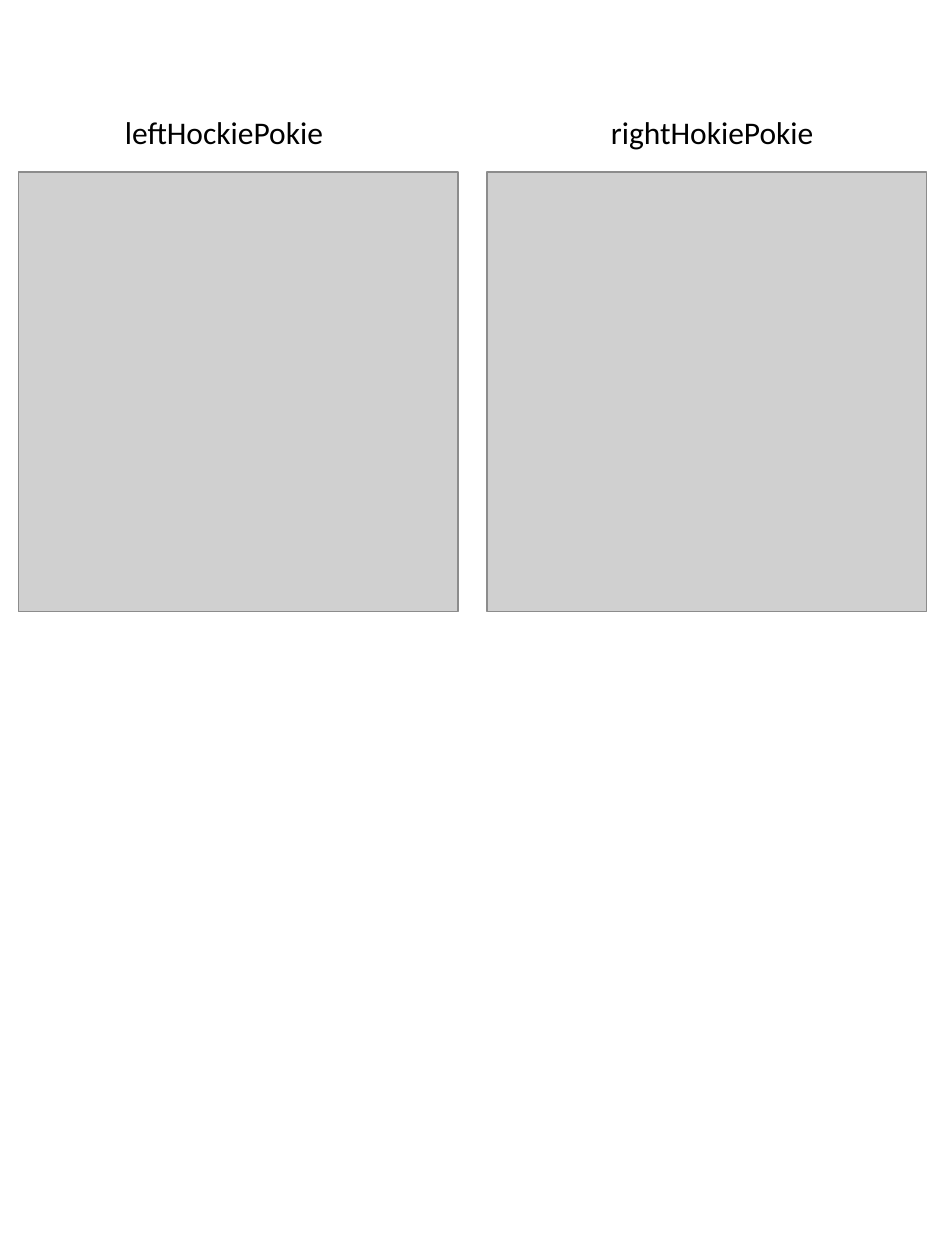
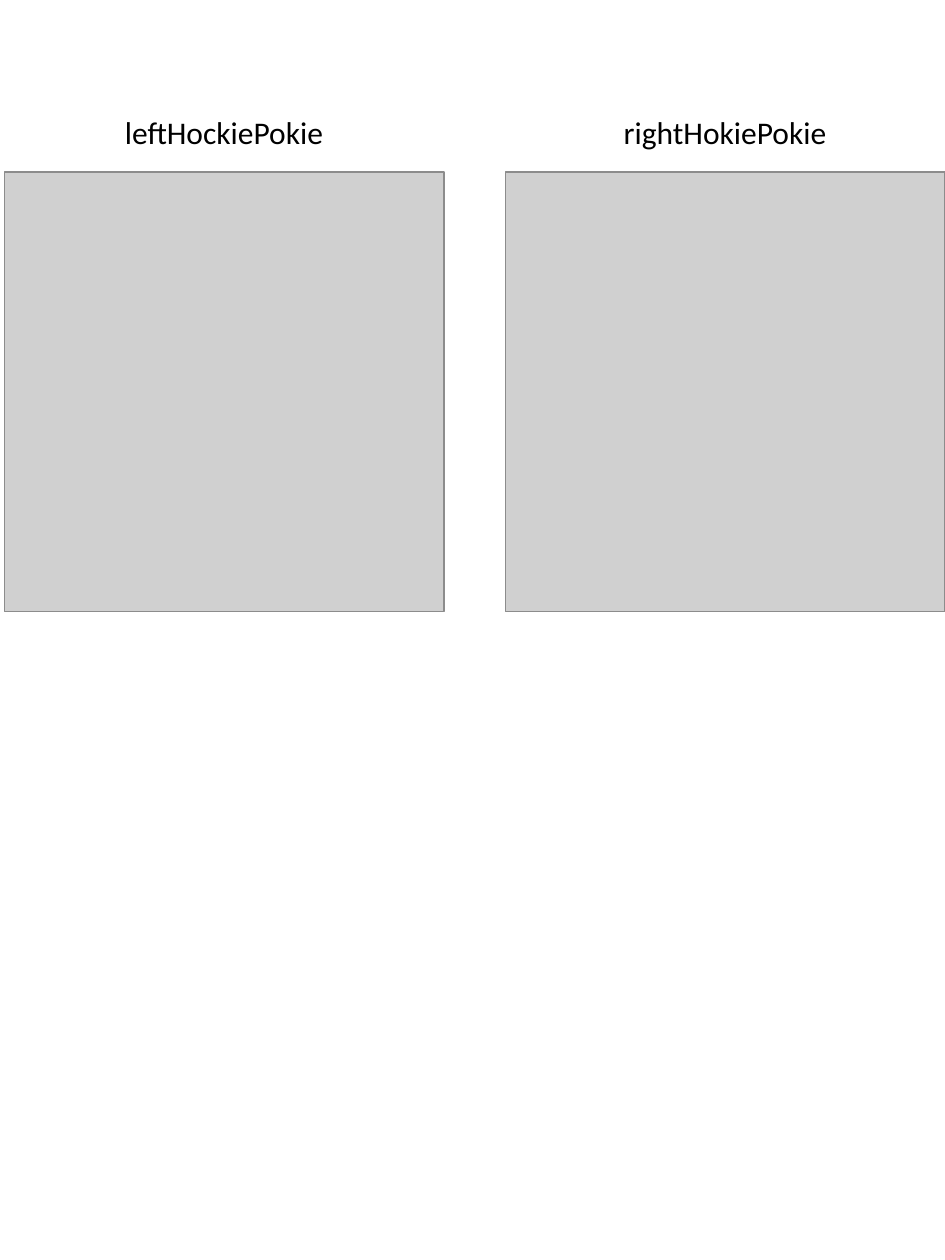
Before and after one commit to RobotTurtles/mid-level-routines, a slide deck: slide 2 of QR_Codes/QR_FlashCards.pptx. Drawn at 945x1260 pixels with LibreOffice and Linux fonts; fonts in the diff are those of the drawing; grey boxes stand for pictures. Boxes give left, top, right and bottom in pixels: in the first picture for what was removed or moved away, otherwise in the second. Text is boxed around its words. In the diff, an @@ line names an element or a change of style, - is before the commit and + after.

```diff
--- a/QR_Codes/QR_FlashCards.pptx
+++ b/QR_Codes/QR_FlashCards.pptx
@@ text "rightHokiePokie" moved from (x1=611, y1=122, x2=813, y2=150) to (x1=624, y1=122, x2=826, y2=150) @@
@@ picture moved from (x1=18, y1=173, x2=457, y2=612) to (x1=4, y1=173, x2=444, y2=612) @@
@@ picture moved from (x1=488, y1=173, x2=927, y2=612) to (x1=505, y1=173, x2=945, y2=612) @@
```
Also in this commit, not shown: 1 other slide changed.
